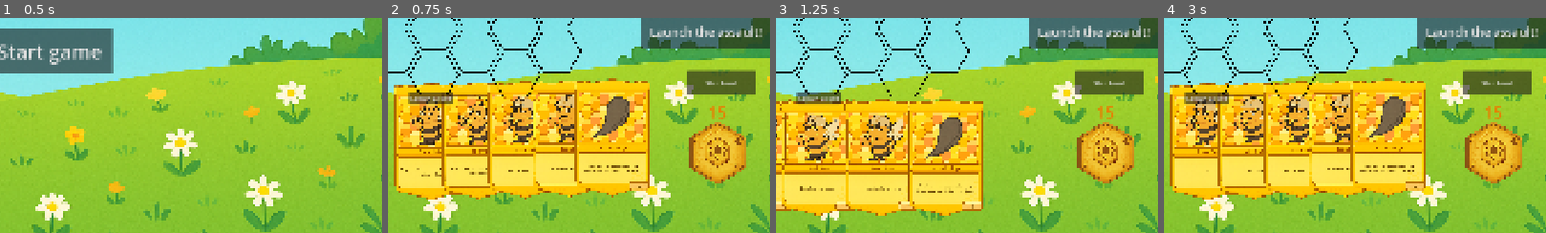
Above: before the commit, frames 1-4 (left to right).
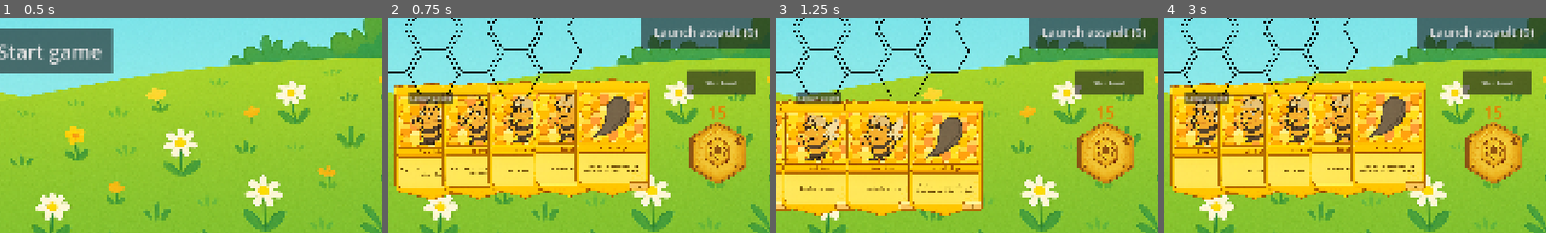
Above: after the commit, the same moments.

Repository: tysia2512/buzzco
Game: Godot game, scene res://scenes/main.tscn
The game is run twice, just before and just after one commit, with the same random seed, the same clock (stepped at 60 frames per second) and the same inputs.
Inputs:
- Up to frame 1 (0.5 s): no input
- Up to frame 2 (0.75 s): click "Start game" at 0.5 s
- Up to frame 3 (1.25 s): no input
- Up to frame 4 (3 s): click "Launch the assault!" (after the commit: "Launch assault (0)") at 1.25 s; click "Skip Level" at 2 s; click "Start level 2" at 2.75 s
The pictures show only the part of the screen within x 44-94%, y 42-92%; the shares and areas given below are measured in that part.

Frame 1 is identical in both runs. In frame 2, 0.7% of the frame differs, in the area x 68-98%, y 3-11%; in frame 3, 0.7%; in frame 4, 0.7%.

Commit message:
Fix bug removing the effects from the board

Diff:
--- a/scenes/level_play.tscn
+++ b/scenes/level_play.tscn
@@ -45,8 +45,7 @@
 offset_right = 1817.0
 offset_bottom = 536.0
 theme_override_font_sizes/font_size = 30
-text = "Launch the assault!
-"
+text = "Launch assault"
 script = ExtResource("3_obdjb")
 
 [node name="CardMovementManager" type="Node2D" parent="."]
--- a/scripts/grid.gd
+++ b/scripts/grid.gd
@@ -90,7 +90,7 @@
 			if !(tile is GridTile):
 				continue
 			if tile.get_card() != null:
-				tile.remove_card()
+				tile.get_card().remove_from_board()
 	var children = cards_node.get_children()
 	for child in children:
 		cards_node.remove_child(child)
--- a/scripts/grid_tile.gd
+++ b/scripts/grid_tile.gd
@@ -12,6 +12,7 @@
 func put_card(card: TypedCard) -> void:
 	_card = card
 
+# Shoudl only be called by the card
 func remove_card() -> void:
 	_card = null
 
@@ -22,7 +23,9 @@
 	_effects[effect] = true
 
 func remove_effect(effect: Effect) -> void:
+	print("Removing effect: ", effect)
 	_effects.erase(effect)
+	print("Effects left: ", _effects)
 
 func get_effects() -> Array:
 	return _effects.keys().map(func(key): return key as Effect)
--- a/scripts/launch_attack_button.gd
+++ b/scripts/launch_attack_button.gd
@@ -1,10 +1,14 @@
-extends Button
+class_name LaunchAttackButton extends Button
 
 signal launch_assault
+
+var grid: Grid
 
 func _pressed() -> void:
 	PollenManager.add_pollen(GameState.POLLEN_RECOVERED_ON_ASSAULT)
 	launch_assault.emit()
 
 func _process(delta: float):
-	disabled =! GameState.is_player_turn()
+	if grid != null:
+		text = "Launch assault (" + str(grid.get_points()) + ")"
+	disabled = !GameState.is_player_turn()
--- a/scripts/level_play.gd
+++ b/scripts/level_play.gd
@@ -8,6 +8,7 @@
 @onready var health_label: Label = $HealthLabel
 @onready var grid: Grid = $CardMovementManager/Grid
 @onready var deck: Deck = $CardMovementManager/DeckNHand/Deck
+@onready var launch_attack_button: LaunchAttackButton = $LaunchAttackButton
 
 signal level_cleared
 signal game_over
@@ -17,6 +18,7 @@
 func _ready() -> void:
 	GameState.player_turn_start.connect(start_player_turn)
 	actions_left_in_turn = GameState.ACTIONS_PER_TURN
+	launch_attack_button.grid = grid
 
 func _process(_delta):
 	actions_left_label.text = "Actions left: " + str(actions_left_in_turn)
